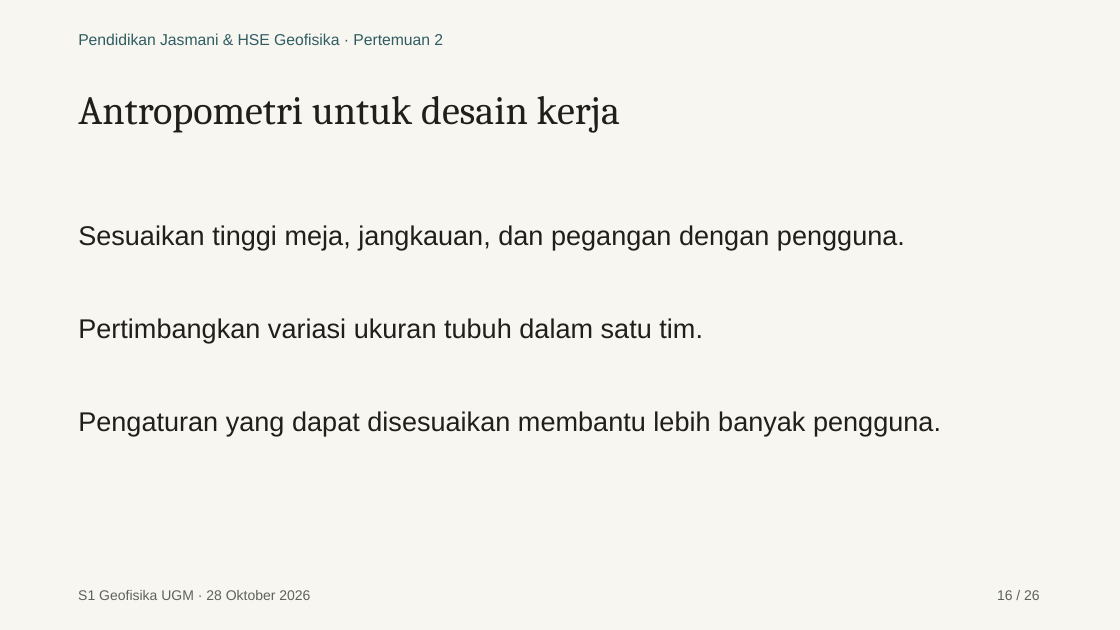
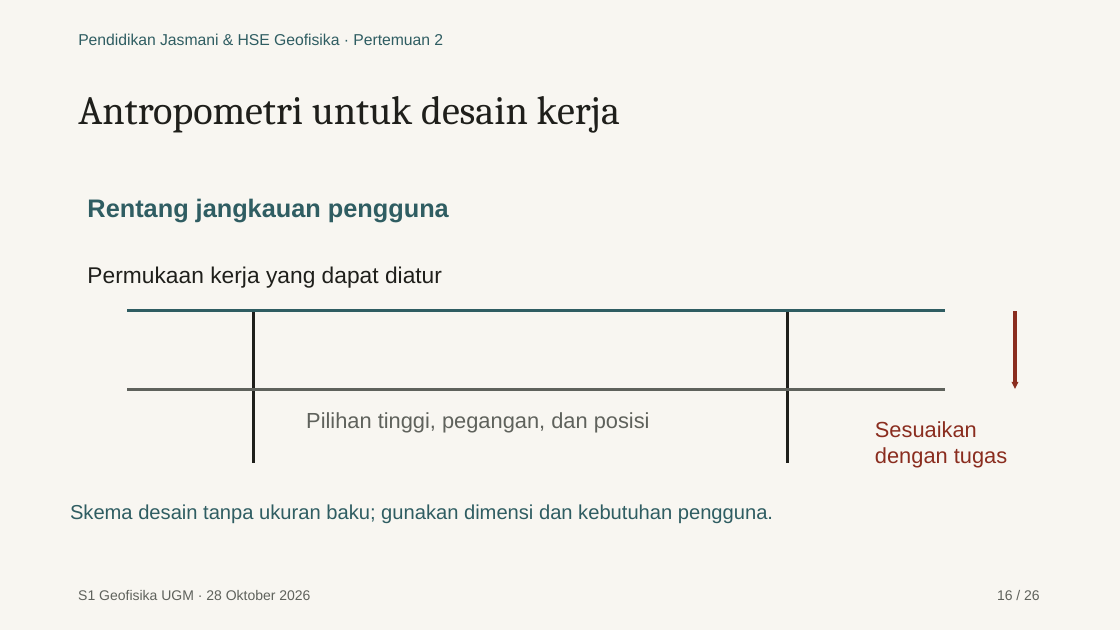
Before and after one commit to maswiet/maswiet.github.io, a slide deck: slide 16 of kuliah/pendidikan-jasmani-hse/pertemuan-2/presentasi.pptx. Drawn at 1120x630 pixels with LibreOffice and Linux fonts; fonts in the diff are those of the drawing. Boxes give left, top, right and bottom in pixels: in the first picture for what was removed or moved away, otherwise in the second. Text is boxed around its words. In the diff, an @@ line names an element or a change of style, - is before the commit and + after.

```diff
--- a/kuliah/pendidikan-jasmani-hse/pertemuan-2/presentasi.pptx
+++ b/kuliah/pendidikan-jasmani-hse/pertemuan-2/presentasi.pptx
@@ text added at (x1=87, y1=198, x2=449, y2=223), 21.8 pt, text #2F5D62, bold @@
+Rentang jangkauan pengguna
@@ text removed at (x1=78, y1=225, x2=905, y2=250) @@
-Sesuaikan tinggi meja, jangkauan, dan pegangan dengan pengguna.
@@ text added at (x1=87, y1=266, x2=442, y2=288), 19.5 pt, text #1F1F1B @@
+Permukaan kerja yang dapat diatur
@@ text removed at (x1=78, y1=318, x2=703, y2=343) @@
-Pertimbangkan variasi ukuran tubuh dalam satu tim.
@@ line added from (128, 311) to (944, 311), #2F5D62 3 pt @@
@@ line added from (254, 311) to (254, 464), #1F1F1B 3 pt @@
@@ line added from (788, 311) to (788, 464), #1F1F1B 3 pt @@
@@ arrow added from (1015, 311) to (1015, 389), #8A2D1F 3 pt @@
@@ text removed at (x1=78, y1=411, x2=941, y2=436) @@
-Pengaturan yang dapat disesuaikan membantu lebih banyak pengguna.
@@ line added from (128, 390) to (944, 390), #5F625C 2.25 pt @@
@@ text added at (x1=306, y1=412, x2=650, y2=433), 18.8 pt, text #5F625C @@
+Pilihan tinggi, pegangan, dan posisi
@@ text added at (x1=875, y1=421, x2=1007, y2=468), 18.8 pt, text #8A2D1F @@
+Sesuaikan
+dengan tugas
@@ text added at (x1=70, y1=504, x2=773, y2=523), 17.2 pt, text #2F5D62 @@
+Skema desain tanpa ukuran baku; gunakan dimensi dan kebutuhan pengguna.
```
Also in this commit, not shown: 10 other slides changed, 32 other files.
